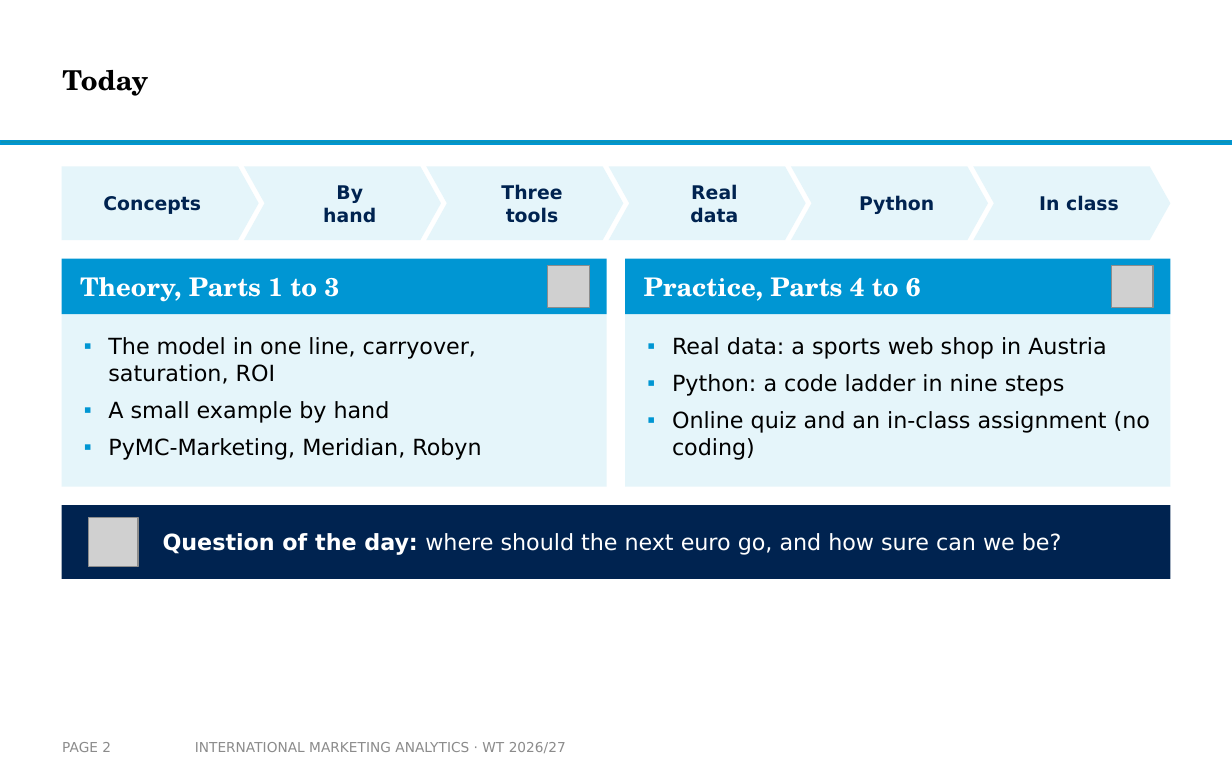
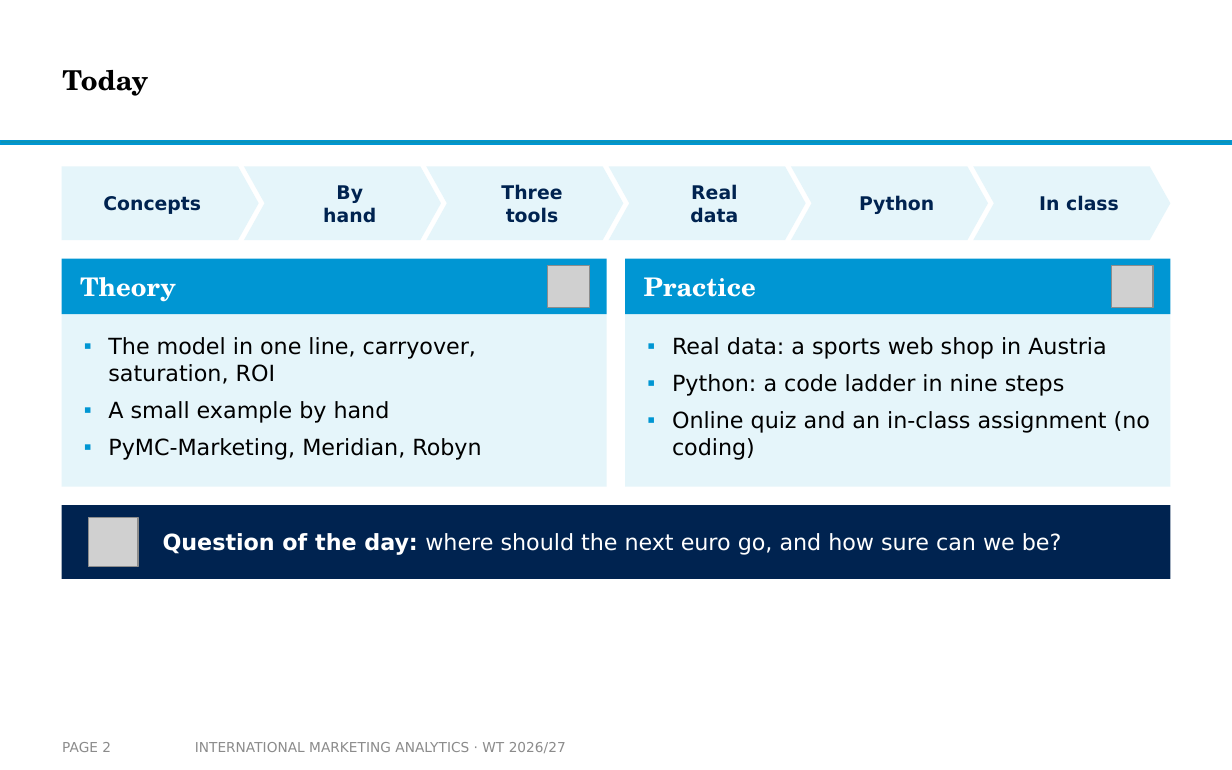
Before and after one commit to arnefloh-wu/international-marketing-analytics-teaching, a slide deck: slide 2 of slides/open-source-mmm_WT26-27.pptx. Drawn at 1232x770 pixels with LibreOffice and Linux fonts; fonts in the diff are those of the drawing; grey boxes stand for pictures; background and template pictures are left out. Boxes give left, top, right and bottom in pixels: in the first picture for what was removed or moved away, otherwise in the second. Text is boxed around its words. In the diff, an @@ line names an element or a change of style, - is before the commit and + after.

```diff
--- a/slides/open-source-mmm_WT26-27.pptx
+++ b/slides/open-source-mmm_WT26-27.pptx
@@ text at (x1=80, y1=277, x2=176, y2=302): text changed @@
-Theory, Parts 1 to 3
+Theory
@@ text at (x1=644, y1=277, x2=756, y2=297): text changed @@
-Practice, Parts 4 to 6
+Practice
```
Also in this commit, not shown: 3 other slides changed, 1 other file.
